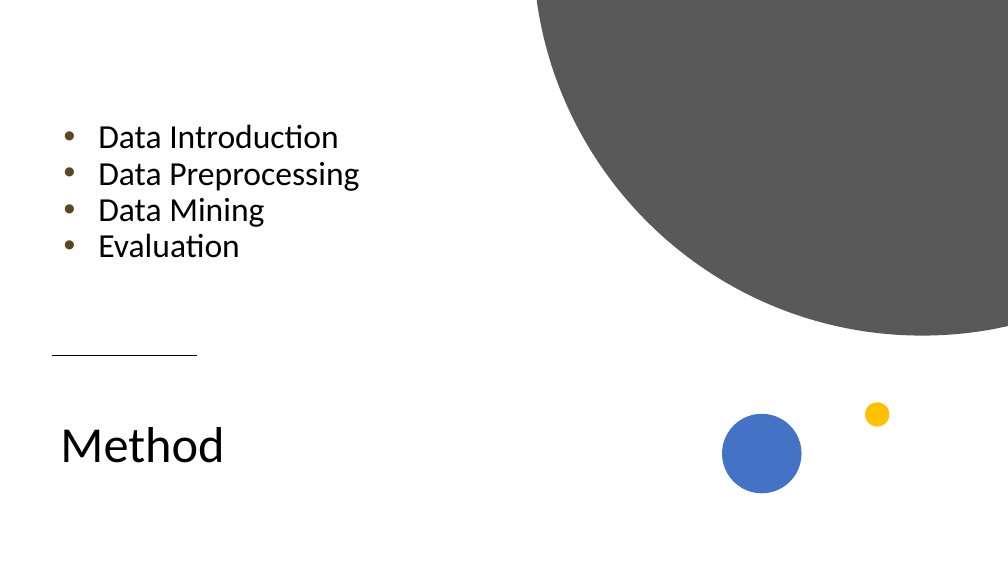
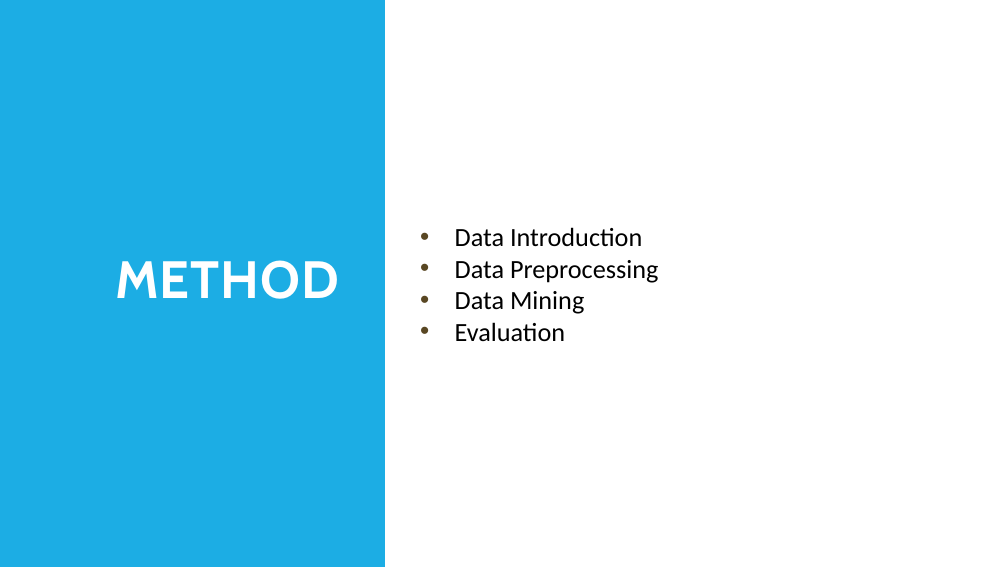
Before and after one commit to 96ian/py, a slide deck: slide 3 of gp/anime_recom.pptx. Drawn at 1008x567 pixels with LibreOffice and Linux fonts; fonts in the diff are those of the drawing. Boxes give left, top, right and bottom in pixels: in the first picture for what was removed or moved away, otherwise in the second. Text is boxed around its words. In the diff, an @@ line names an element or a change of style, - is before the commit and + after.

```diff
--- a/gp/anime_recom.pptx
+++ b/gp/anime_recom.pptx
@@ rectangle added at bbox=[0, 0, 385, 567], fill #1CADE4 @@
@@ freeform shape removed at bbox=[537, 0, 1008, 336] @@
@@ text "Data Introduction": place and size @@
-text "Data Introduction" at bbox=[98, 124, 359, 258]
+text "Data Introduction" at bbox=[455, 227, 658, 342]
@@ text "Data Introduction" at bbox=[455, 227, 658, 342]: size 32 to 25 pt; line spacing 0.9 to 1 @@
@@ title at bbox=[115, 260, 339, 299]: text changed; size 48 to 50 pt; font Calibri to Cabin; text colour #000000 to #FFFFFF; bold on @@
-Method
+METHOD
@@ line removed from (53, 355) to (197, 355) @@
@@ ellipse removed at bbox=[722, 414, 802, 493] @@
@@ ellipse removed at bbox=[865, 402, 889, 426] @@
```
Also in this commit, not shown: 16 other slides changed, 7 slides added.
